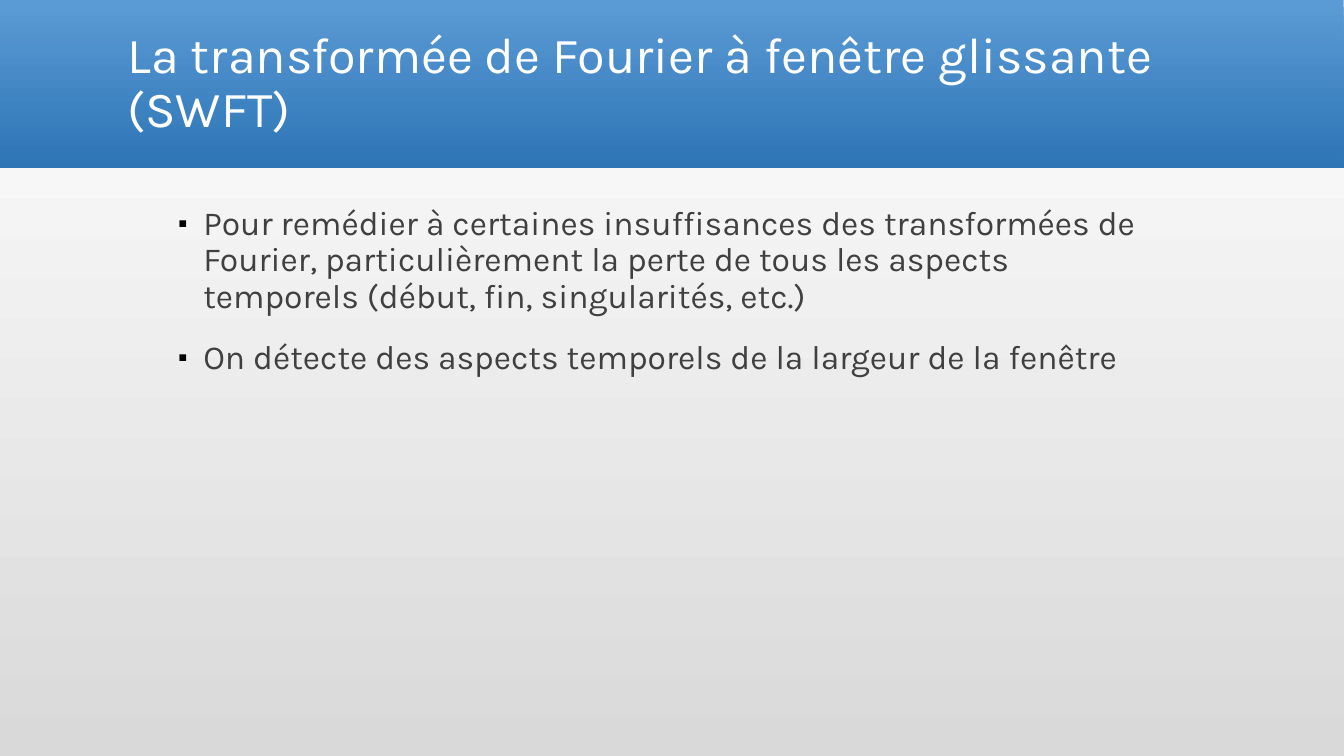
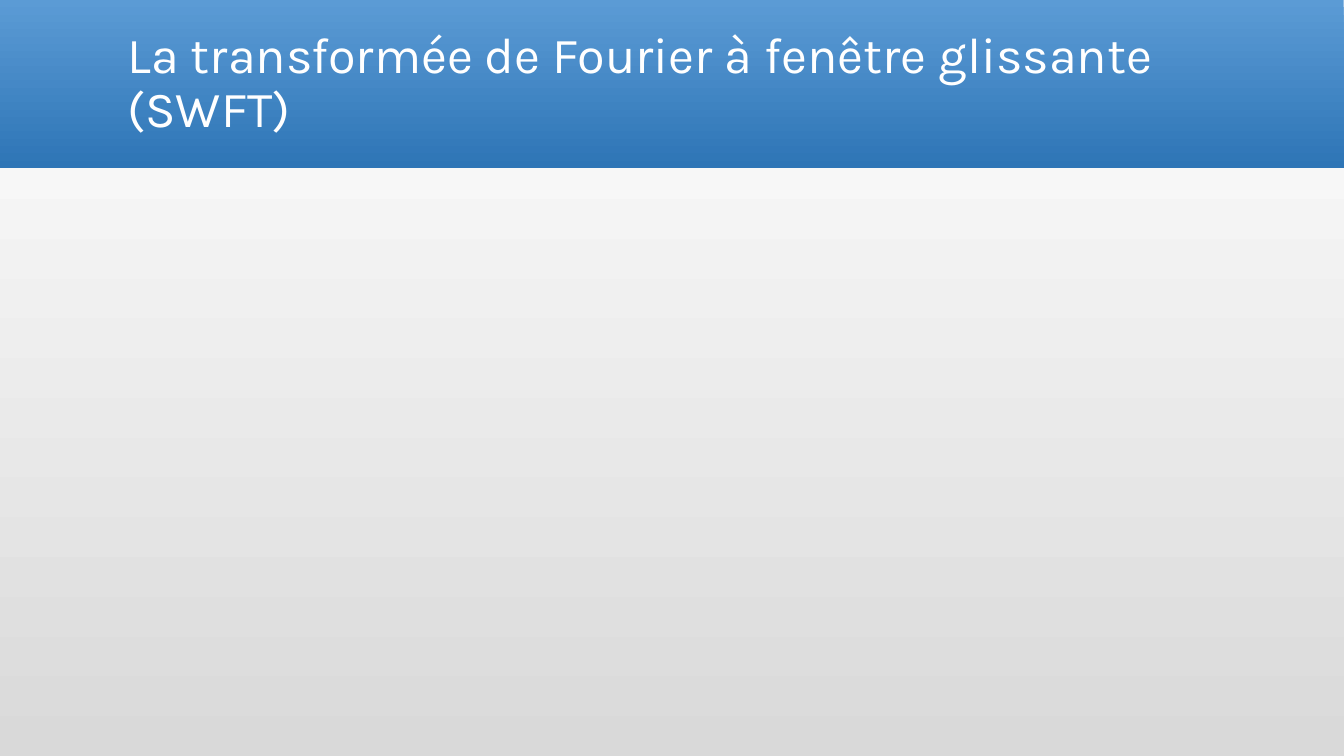
Before and after one commit to Arcyno/analyse_spectrale, a slide deck: slide 11 of Analyse spectrale_etienne.pptx. Drawn at 1344x756 pixels with LibreOffice and Linux fonts; fonts in the diff are those of the drawing; grey boxes stand for pictures. Boxes give left, top, right and bottom in pixels: in the first picture for what was removed or moved away, otherwise in the second. Text is boxed around its words. In the diff, an @@ line names an element or a change of style, - is before the commit and + after.

```diff
--- a/Analyse spectrale_etienne.pptx
+++ b/Analyse spectrale_etienne.pptx
@@ text removed at bbox=[203, 209, 1135, 377] @@
-▪ Pour remédier à certaines insuffisances des transformées de Fourier, particulièrement la perte de tous les aspects temporels (début, fin, singularités, etc.)
-▪ On détecte des aspects temporels de la largeur de la fenêtre
```
Also in this commit, not shown: 1 other slide changed.
